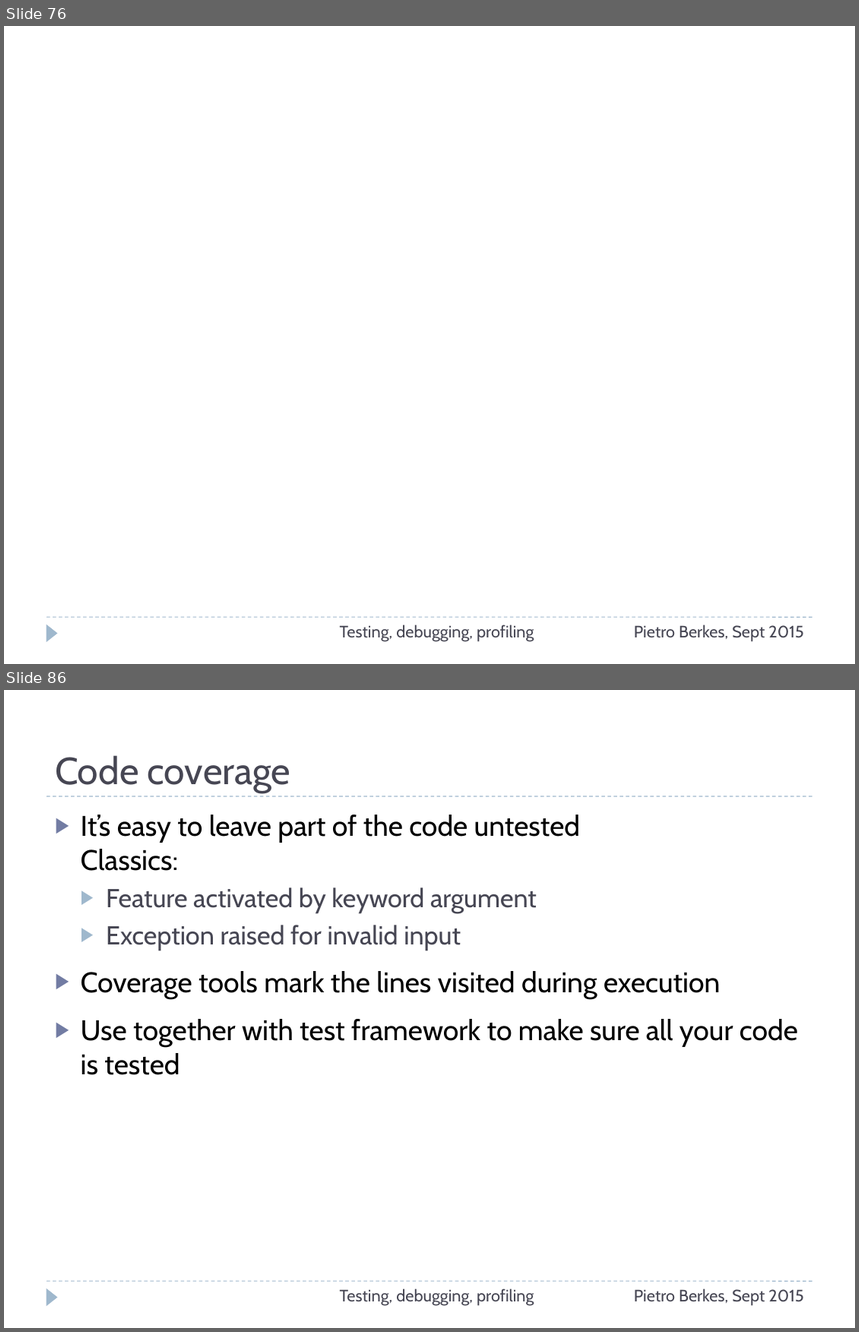
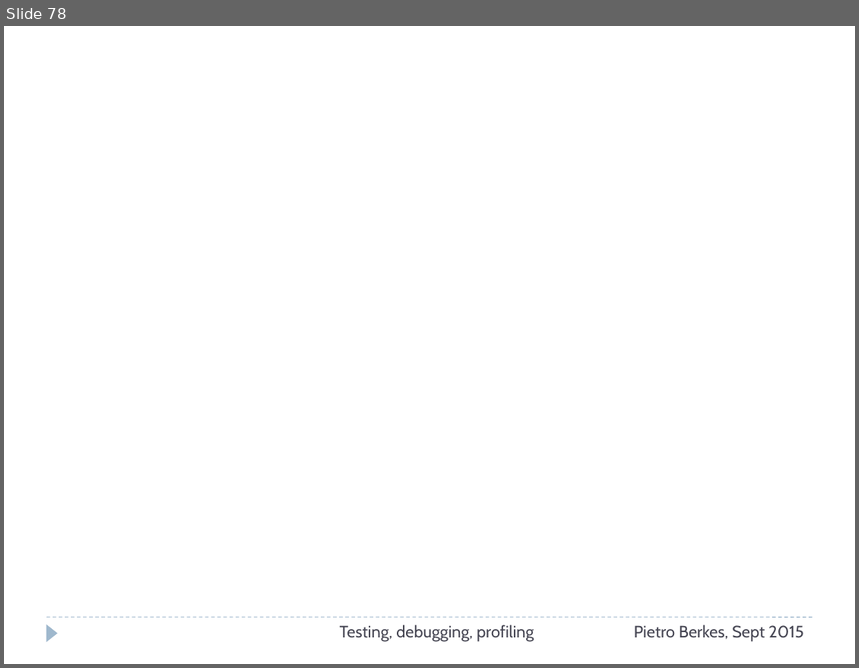
Before and after one commit to ASPP/testing_debugging_profiling, a slide deck: testing-debugging-profiling.pptx. Shown one above the other, each under a label of ours: slides 76 and 86 before the commit, slide 78 after it; the slides between them are not shown. The pictures are 859x1332 and 859x668 pixels, drawn with LibreOffice and Linux fonts; fonts in the diff are those of the drawing. Boxes give left, top, right and bottom in pixels: in the first picture for what was removed or moved away, otherwise in the second. Text is boxed around its words. In the diff, an @@ line names an element or a change of style, - is before the commit and + after.

Commit message:
Revise debugging section

```diff
--- a/testing-debugging-profiling.pptx
+++ b/testing-debugging-profiling.pptx
@@ slide 86 removed at <box>4,690,855,1328</box>, background #FFFFFF; not listed: 2 template elements that a slide beside it also shows @@
@@ title removed at <box>55,755,291,792</box> @@
-Code coverage
@@ line removed from (47, 796) to (813, 796) @@
@@ text removed at <box>81,815,798,1075</box> @@
-▶ It’s easy to leave part of the code untested
-  Classics:
-  ▶ Feature activated by keyword argument
-  ▶ Exception raised for invalid input
-▶ Coverage tools mark the lines visited during execution
-▶ Use together with test framework to make sure all your code is tested
@@ text removed at <box>340,1289,534,1306</box> @@
-Testing, debugging, profiling
@@ text removed at <box>634,1289,804,1306</box> @@
-Pietro Berkes, Sept 2015
@@ what was slide 76 is now slide 78 @@
```
Also in this commit, not shown: 4 slides changed, 11 other slides removed, 1 other file.
